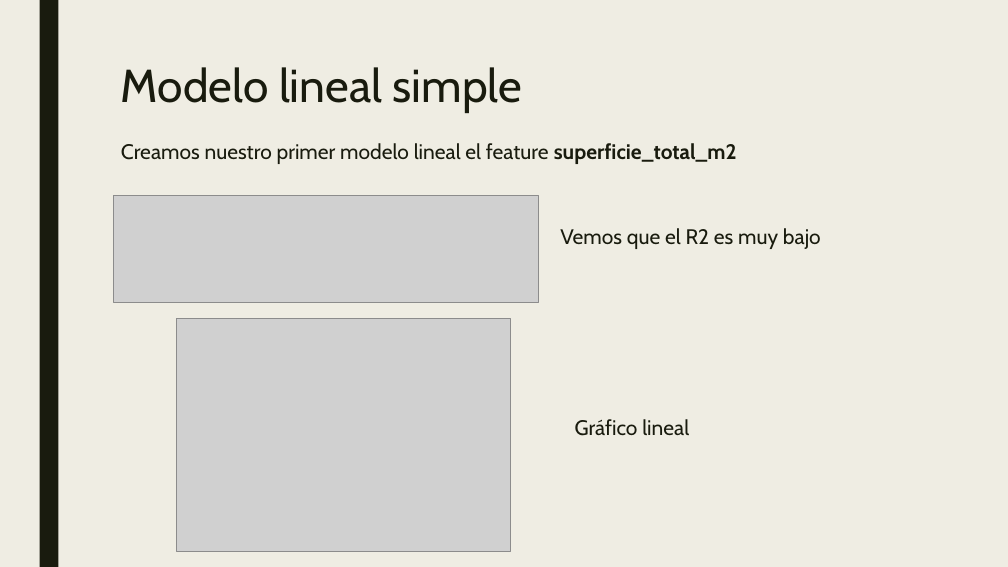
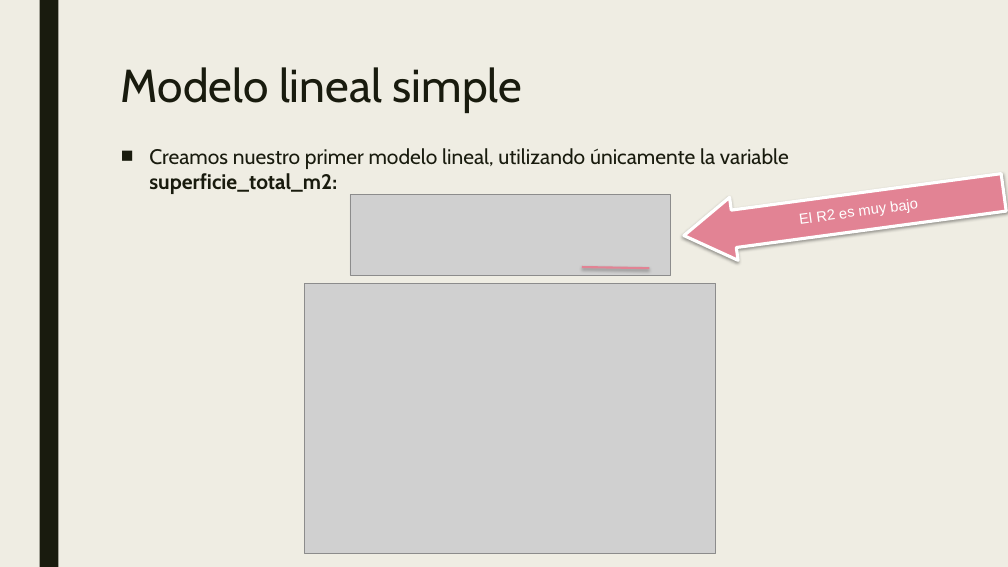
Before and after one commit to varelapablos/Desafio1-G3, a slide deck: slide 10 of Presentación - Desafio 2 - Regresión Lineal Properati.pptx (slide 13 before the commit). Drawn at 1008x567 pixels with LibreOffice and Linux fonts; fonts in the diff are those of the drawing; grey boxes stand for pictures. Boxes give left, top, right and bottom in pixels: in the first picture for what was removed or moved away, otherwise in the second. Text is boxed around its words. In the diff, an @@ line names an element or a change of style, - is before the commit and + after.

```diff
--- a/Presentación - Desafio 2 - Regresión Lineal Properati.pptx
+++ b/Presentación - Desafio 2 - Regresión Lineal Properati.pptx
@@ text at (x1=149, y1=148, x2=789, y2=194): text changed @@
-Creamos nuestro primer modelo lineal el feature superficie_total_m2
-Vemos que el R2 es muy bajo
-Gráfico lineal
+■ Creamos nuestro primer modelo lineal, utilizando únicamente la variable superficie_total_m2:
@@ right arrow added at (x1=680, y1=161, x2=1008, y2=267), fill #E28394, outline #FFFFFF 3 pt, 14 pt, text #FFFFFF @@
+El R2 es muy bajo
@@ picture resized from (x1=113, y1=196, x2=538, y2=302) to (x1=350, y1=194, x2=671, y2=275) @@
@@ line added from (582, 267) to (650, 268), #E28394 2 pt @@
@@ picture added at (x1=305, y1=283, x2=716, y2=554) @@
@@ picture removed at (x1=176, y1=318, x2=510, y2=551) @@
```
Also in this commit, not shown: 11 other slides changed, 3 slides added, 4 slides removed, 1 other file.
